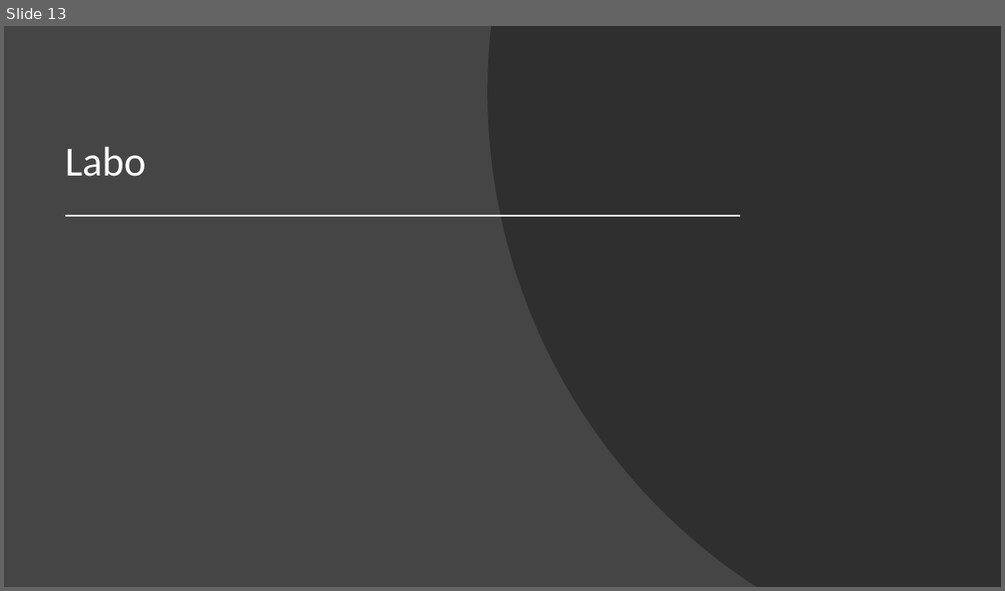
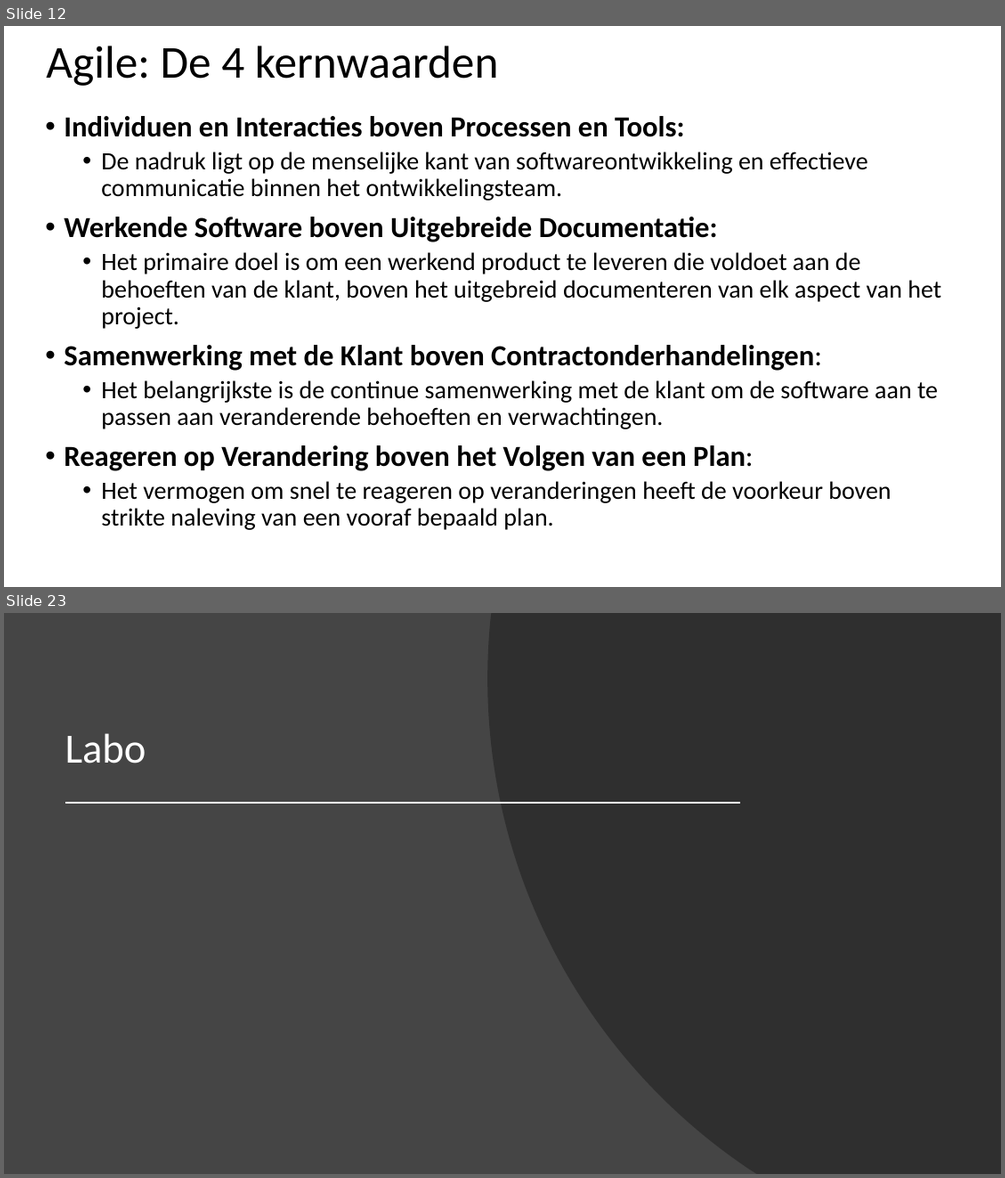
Before and after one commit to Fleximinded/BasicCSharp, a slide deck: Powerpoints/Projectmanagement.pptx. Shown one above the other, each under a label of ours: slide 13 before the commit, slides 12 and 23 after it; the slides between them are not shown. The pictures are 1005x591 and 1005x1178 pixels, drawn with LibreOffice and Linux fonts; fonts in the diff are those of the drawing. Boxes give left, top, right and bottom in pixels: in the first picture for what was removed or moved away, otherwise in the second. Text is boxed around its words. In the diff, an @@ line names an element or a change of style, - is before the commit and + after.

```diff
--- a/Powerpoints/Projectmanagement.pptx
+++ b/Powerpoints/Projectmanagement.pptx
@@ slide 12 added at bbox=[4, 26, 1001, 587], background #FFFFFF @@
@@ title added at bbox=[46, 46, 499, 86], 44 pt, text #000000 @@
+Agile: De 4 kernwaarden
@@ text added at bbox=[64, 116, 941, 530], 24 pt, text #000000 @@
+• Individuen en Interacties boven Processen en Tools:
+  • De nadruk ligt op de menselijke kant van softwareontwikkeling en effectieve communicatie binnen het ontwikkelingsteam.
+• Werkende Software boven Uitgebreide Documentatie:
+  • Het primaire doel is om een werkend product te leveren die voldoet aan de behoeften van de klant, boven het uitgebreid documenteren van elk aspect van het project.
+• Samenwerking met de Klant boven Contractonderhandelingen:
+  • Het belangrijkste is de continue samenwerking met de klant om de software aan te passen aan veranderende behoeften en verwachtingen.
+• Reageren op Verandering boven het Volgen van een Plan:
+  • Het vermogen om snel te reageren op veranderingen heeft de voorkeur boven strikte naleving van een vooraf bepaald plan.
@@ what was slide 13 is now slide 23 @@
```
Also in this commit, not shown: 11 other slides added, 2 slides removed, 10 other files.
